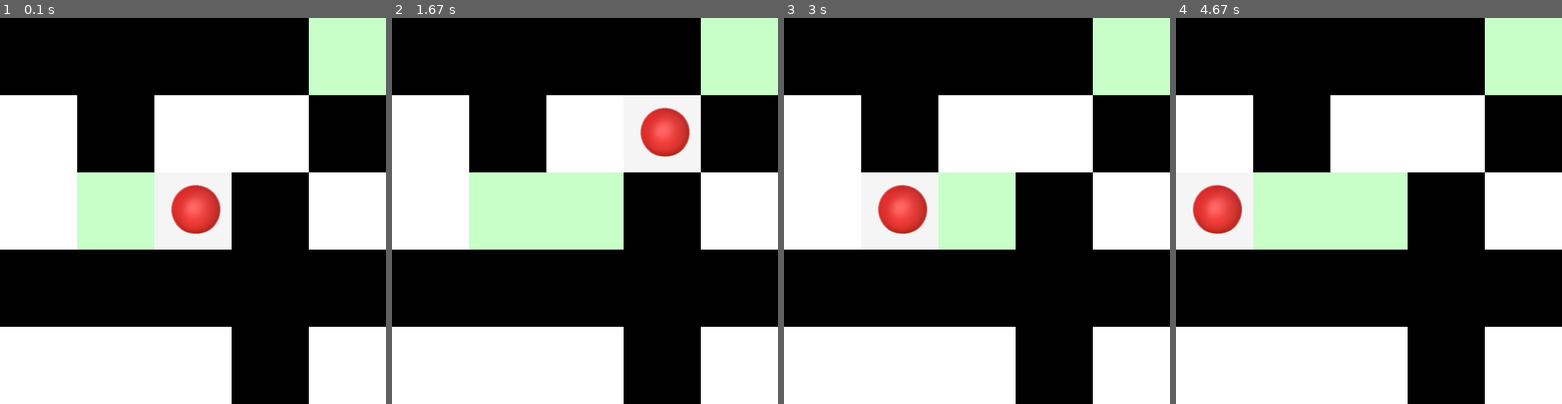
Above: before the commit, frames 1-4 (left to right).
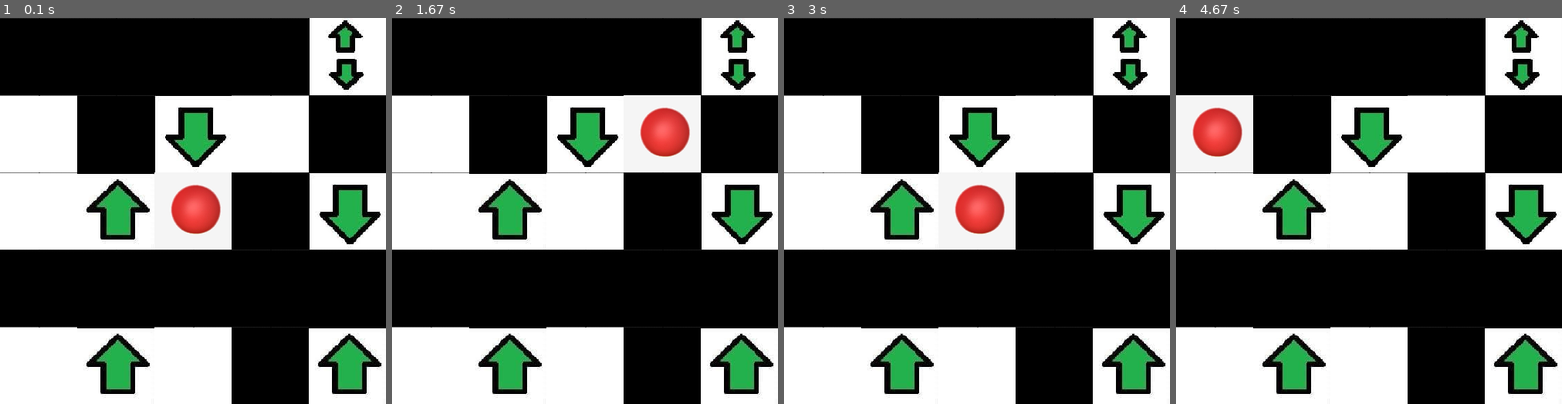
Above: after the commit, the same moments.

Repository: alain2op/maze-pygame
Game: pygame game, started from main.py
Same seed, same stepped clock (60 frames per second), same inputs: the game is played once before the commit and once after it.
Inputs:
- Up to frame 1 (0.1 s): no input
- Up to frame 2 (1.67 s): hold Right 0.33-0.8 s; hold Up 0.83-1.3 s; hold Right from 1.33 s (still down)
- Up to frame 3 (3 s): release Right at 1.8 s; hold Left 1.83-2.37 s; hold Down 2.4-2.87 s; hold Left from 2.9 s (still down)
- Up to frame 4 (4.67 s): release Left at 3.37 s; hold Up 3.4-3.87 s; hold Right 3.9-4.53 s; hold Down from 4.57 s (still down)

The runs differ from the first frame. In frame 1, 15% of the frame differs, in the area x 0-100%, y 0-99%; in frame 2, 19%; in frame 3, 17%; in frame 4, 21%.

Commit message:
basic 3d game complete, need to improve gui and collectibles

Diff:
--- a/main.py
+++ b/main.py
@@ -5,7 +5,7 @@
 import player_file
 SIZE=5
 TILE_SIZE=100
-MOVEMENT_DELAY = 100  # in milliseconds
+MOVEMENT_DELAY = 250  # in milliseconds
 
 
 pygame.init()
@@ -30,9 +30,9 @@
 last_movement_time = pygame.time.get_ticks()
 floor=int((size-1)/2)
 maze_file=open("maze.txt","w")
-maze_file.write("-----path-----------")
+maze_file.write("\n-----path-----------\n")
 maze_file.write(str(generated_path))
-maze_file.write("-------maze---------")
+maze_file.write("\n-------maze---------\n")
 maze_file.write(str(generated_maze))
 maze_file.close()
 while running:
@@ -76,15 +76,20 @@
     player_file.rotate(player1, orientation)
 
     window.fill(WHITE)
+    img=pygame.image.load("cloud.jpeg")
     for y in range(generated_maze.shape[0]):
         for x in range(generated_maze.shape[1]):
-            if generated_path[player1.floor,y,x]==0:
-                color=GREEN
+            if generated_maze[player1.floor,y,x]==0 and player1.floor>0 and player1.floor<size-1 and generated_maze[player1.floor-1,y,x]==0 and generated_maze[player1.floor+1,y,x]==0 :
+                img=pygame.image.load("up_down.jpg")
+            elif generated_maze[player1.floor,y,x]==0 and player1.floor>0 and generated_maze[player1.floor-1,y,x]==0:
+                img=pygame.image.load("down.jpg")
+            elif generated_maze[player1.floor,y,x]==0 and player1.floor<size-1 and generated_maze[player1.floor+1,y,x]==0:
+                img=pygame.image.load("up.jpg")
             elif generated_maze[player1.floor,y,x]==0:
-                color=WHITE
-            else:
-                color = BLACK
-            pygame.draw.rect(window, color, (x * tile_size, y * tile_size, tile_size, tile_size))
+                img=pygame.image.load("white.jpg")
+            elif generated_maze[player1.floor,y,x]==1:
+                img=pygame.image.load("black.jpg")
+            window.blit(pygame.transform.scale(img, (tile_size, tile_size)), (x * tile_size, y * tile_size))
     z,y,x = player1.tile[0], player1.tile[1],player1.tile[2]
     image = player1.images[player1.orientation - 1]
     image=pygame.image.load("ball.jpeg")
--- a/maze.py
+++ b/maze.py
@@ -90,7 +90,7 @@
     #the path starts from centre and moves while checking it doesnt form any loops in the maze
     # if the path enters the wrong corner(not end) or if the path doesnt have any move without forming loops,then the algorithm starts again
     solution=open("path.txt","w")
-    while(tile[0]!=end[0] or tile[1]!=end[1]):
+    while(tile[0]!=end[0] or tile[1]!=end[1] or tile[2]!=end[2]):
         #whiel loop runs until a move is found
         x_edge=(tile[0]==0) or (tile[0]==size-1)
         y_edge=(tile[1]==0) or (tile[1]==size-1)
@@ -178,7 +178,6 @@
                     possible_probs.pop(index)
                 #loop ends if finally tile_checker is true
                 if(tile_checker(maze,tile)):
-                    print()
                     probs=probs_change(probs,inc,size)
                     solution.write(translator(choice))
                     solution.write("\n")
@@ -218,6 +217,7 @@
         end=np.array([size-1,size-1,size-1])
     elif vertex==7:
         end=np.array([0,size-1,size-1])
+    print(start,end)
     maze=path_generator(size,start,end)
     path=np.copy(maze)
     for i in range(ITERATIONS):
--- a/path.txt
+++ b/path.txt
@@ -1,24 +1,16 @@
-D
 F
 F
+U
 L
 U
 C
-L
-D
+R
+R
+C
+C
 D
 R
 C
-C
-R
-C
-R
-U
-R
-F
-U
-F
-F
-F
-U
-U
+D
+D
+D
Binary file added: black.jpg
Binary file added: down.jpg
Binary file added: up.jpg
Binary file added: up_down.jpg
Binary file added: white.jpg
